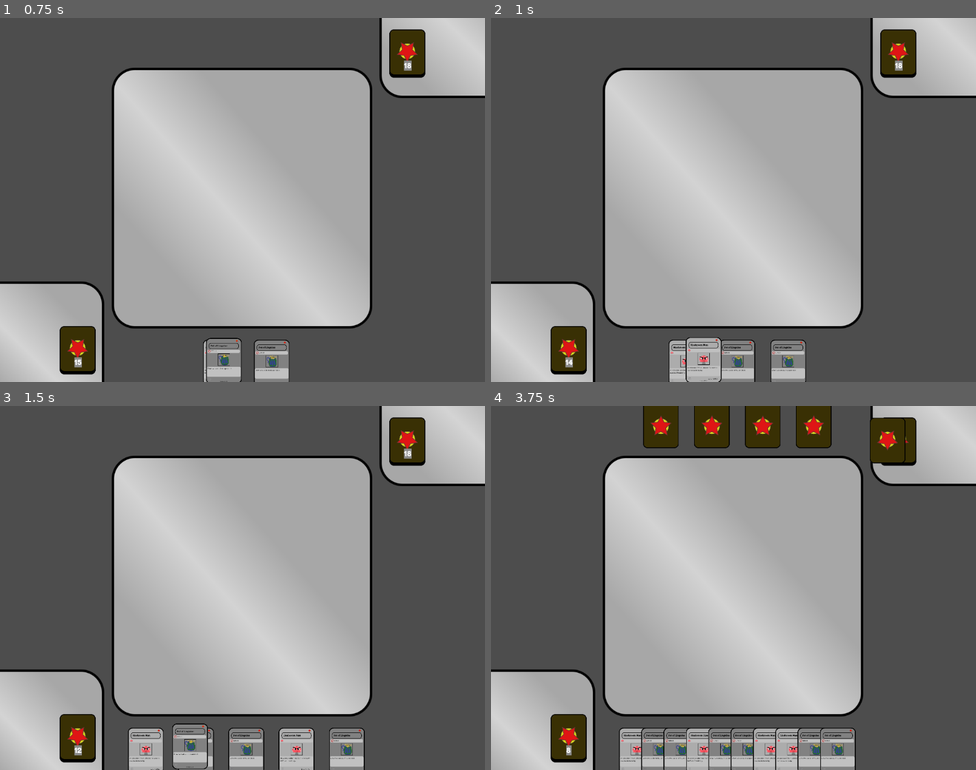
Above: before the commit, frames 1-4 (two rows, left to right).
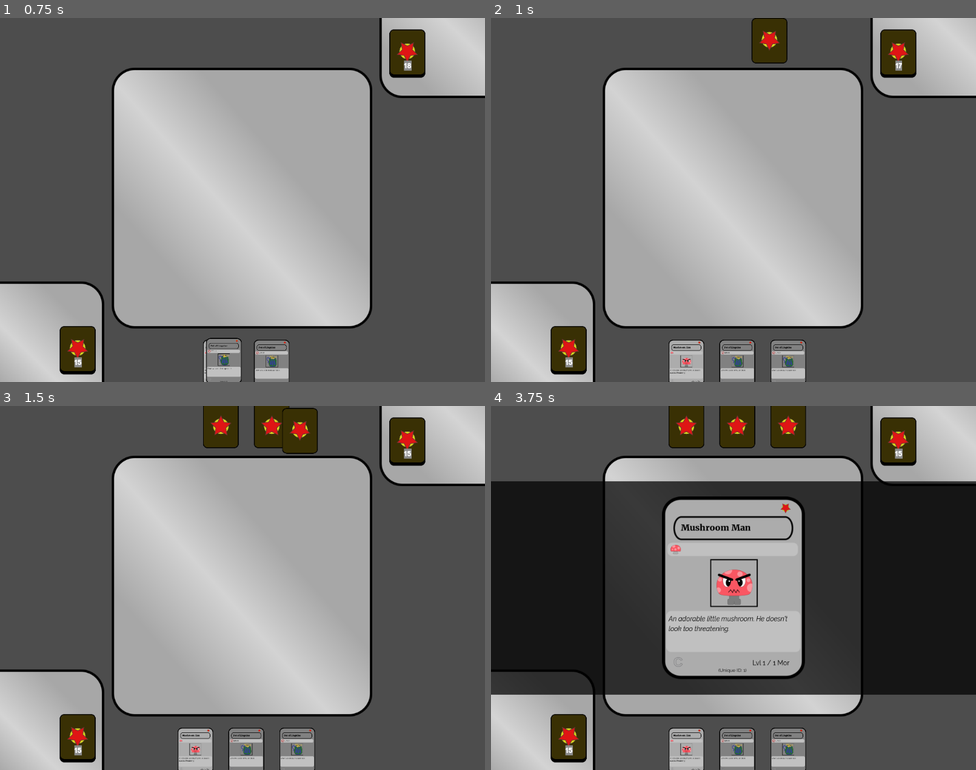
Above: after the commit, the same moments.

Repository: Mercerenies/evilcon-2024
Game: Godot game, scene res://debug/debug_room.tscn
The game is run twice, just before and just after one commit, with the same random seed, the same clock (stepped at 60 frames per second) and the same inputs.
Inputs (mouse positions are in pixels of both pictures, inside the frame that each line leads up to):
- Up to frame 1 (0.75 s): move the mouse to (247, 363) at 0.52 s; click (247, 363) at 0.67 s
- Up to frame 2 (1 s): no input
- Up to frame 3 (1.5 s): move the mouse to (223, 751) at 1.27 s; click (223, 751) at 1.42 s
- Up to frame 4 (3.75 s): move the mouse to (670, 751) at 2.02 s; click (670, 751) at 2.17 s; move the mouse to (660, 751) at 2.77 s; click (660, 751) at 2.92 s; move the mouse to (680, 751) at 3.52 s; click (680, 751) at 3.67 s

Frame 1 is identical in both runs. In frame 2, 1.6% of the frame differs, in the area x 15-85%, y 0-100%; in frame 3, 5.5%; in frame 4, 57%, in the area x 0-100%, y 0-100%.

Commit message:
Card effects popup

Diff:
--- a/card_game/playing_card/clickable_card_display/clickable_card_display.gd
+++ b/card_game/playing_card/clickable_card_display/clickable_card_display.gd
@@ -12,6 +12,10 @@
 
 func set_card(card) -> void:
     $PlayingCardDisplay.set_card(card)
+
+
+func get_card():
+    return $PlayingCardDisplay.card_type
 
 
 func on_added_to_strip(strip) -> void:
--- a/card_game/playing_card/playing_card_display/playing_card_display.gd
+++ b/card_game/playing_card/playing_card_display/playing_card_display.gd
@@ -41,6 +41,11 @@
     pass
 
 
+func on_added_to_row(_row) -> void:
+    # No-op, no reaction to being added to row.
+    pass
+
+
 func _on_card_frame_mouse_entered():
     # Propagate
     mouse_entered.emit()
--- a/card_game/playing_field/animation/card_moving_animation.gd
+++ b/card_game/playing_field/animation/card_moving_animation.gd
@@ -24,6 +24,6 @@
 
 
 func _input(event: InputEvent) -> void:
-    if event is InputEventMouseButton and event.pressed:
+    if event is InputEventMouseButton:
         # Suppress mouse click events while animation is playing
         get_viewport().set_input_as_handled()
--- a/card_game/playing_field/playing_field.gd
+++ b/card_game/playing_field/playing_field.gd
@@ -1,7 +1,9 @@
 extends Node2D
 
 const CardMovingAnimation = preload("res://card_game/playing_field/animation/card_moving_animation.tscn")
+const PlayingCardDisplay = preload("res://card_game/playing_card/playing_card_display/playing_card_display.tscn")
 const HiddenCardDisplay = preload("res://card_game/playing_card/hidden_card_display/hidden_card_display.tscn")
+const ScrollableCardRow = preload("res://card_game/scrollable_card_row/scrollable_card_row.tscn")
 
 
 func get_deck(player: StringName):
@@ -66,4 +68,10 @@
 
 
 func _on_card_node_card_clicked(card_node):
-    print("Clicked", card_node)  # TODO
+    var viewport_size = get_viewport().get_visible_rect()
+    var card_type = card_node.get_card()
+    var card_row = ScrollableCardRow.instantiate()
+    card_row.card_display_scene = PlayingCardDisplay
+    $UILayer.add_child(card_row)
+    card_row.cards().replace_cards([card_type])
+    card_row.position = Vector2(0, viewport_size.size.y / 2)
--- /dev/null
+++ b/card_game/scrollable_card_row/scrollable_card_row.gd
@@ -0,0 +1,79 @@
+@tool
+extends Node2D
+
+signal card_added(card_node)
+
+
+@export var width: float = 1024:
+    set(w):
+        width = w
+        _update_rect()
+@export var margin_above: float = 32:
+    set(m):
+        margin_above = m
+        _update_rect()
+        _update_cards()
+@export var margin_below: float = 32:
+    set(m):
+        margin_below = m
+        _update_rect()
+        _update_cards()
+@export var margin_horizontal: float = 16:
+    set(m):
+        margin_horizontal = m
+        _update_cards()
+
+# The scene to display for each card. The root node of the scene must
+# have the following.
+#
+# * set_card(card) takes a Card or CardType (compatible with the type
+#   of the CardStrip scene)
+#
+# * on_added_to_row(row) takes the ScrollableCardRow and can respond
+#   to the event of being added to it
+@export var card_display_scene: PackedScene
+
+
+func get_rect() -> Rect2:
+    return Rect2(0, - margin_above - Constants.CARD_SIZE.y / 2, width, margin_above + Constants.CARD_SIZE.y + margin_below)
+
+
+func cards():
+    return $CardContainer
+
+
+func _update_rect() -> void:
+    var node = $VisualRect
+    var rect = get_rect()
+    node.polygon = PackedVector2Array([
+        Vector2(rect.position.x, rect.position.y),
+        Vector2(rect.position.x, rect.end     .y),
+        Vector2(rect.end     .x, rect.end     .y),
+        Vector2(rect.end     .x, rect.position.y),
+    ])
+
+
+func _update_cards() -> void:
+    Util.free_all_children($AllCards)
+    var cards_array = $CardContainer.card_array()
+    var card_distance = margin_horizontal * 2 + Constants.CARD_SIZE.x
+
+    var pos = Vector2(width / 2, 0)
+    for card in cards_array:
+        var card_node = card_display_scene.instantiate()
+        card_node.position = pos
+        card_node.set_card(card)
+        $AllCards.add_child(card_node)
+        card_node.on_added_to_row(self)
+        card_added.emit(card_node)
+        pos.x += card_distance
+
+
+func _on_card_container_cards_modified():
+    _update_cards()
+
+
+func _unhandled_input(event: InputEvent) -> void:
+    if event is InputEventMouseButton and event.pressed:
+        queue_free()
+        get_viewport().set_input_as_handled()
--- /dev/null
+++ b/card_game/scrollable_card_row/scrollable_card_row.tscn
@@ -0,0 +1,18 @@
+[gd_scene load_steps=3 format=3 uid="uid://by4ylo3fbc308"]
+
+[ext_resource type="Script" path="res://card_game/scrollable_card_row/scrollable_card_row.gd" id="1_ojdf8"]
+[ext_resource type="PackedScene" uid="uid://h5g8x0023oq0" path="res://card_game/playing_field/card_container/card_container.tscn" id="2_l2j3u"]
+
+[node name="ScrollableCardRow" type="Node2D"]
+script = ExtResource("1_ojdf8")
+margin_horizontal = null
+
+[node name="CardContainer" parent="." instance=ExtResource("2_l2j3u")]
+
+[node name="VisualRect" type="Polygon2D" parent="."]
+color = Color(0, 0, 0, 0.733333)
+polygon = PackedVector2Array(0, -225, 0, 225, 1024, 225, 1024, -225)
+
+[node name="AllCards" type="Node2D" parent="."]
+
+[connection signal="cards_modified" from="CardContainer" to="." method="_on_card_container_cards_modified"]
--- a/debug/debug_room.gd
+++ b/debug/debug_room.gd
@@ -12,8 +12,8 @@
     bottom_deck.cards().shuffle()
     top_deck.cards().shuffle()
 
-    await $PlayingField.draw_cards(CardPlayer.BOTTOM, 10)
-    await $PlayingField.draw_cards(CardPlayer.TOP, 10)
+    await $PlayingField.draw_cards(CardPlayer.BOTTOM, 3)
+    await $PlayingField.draw_cards(CardPlayer.TOP, 3)
 
 
 func _sample_deck():
